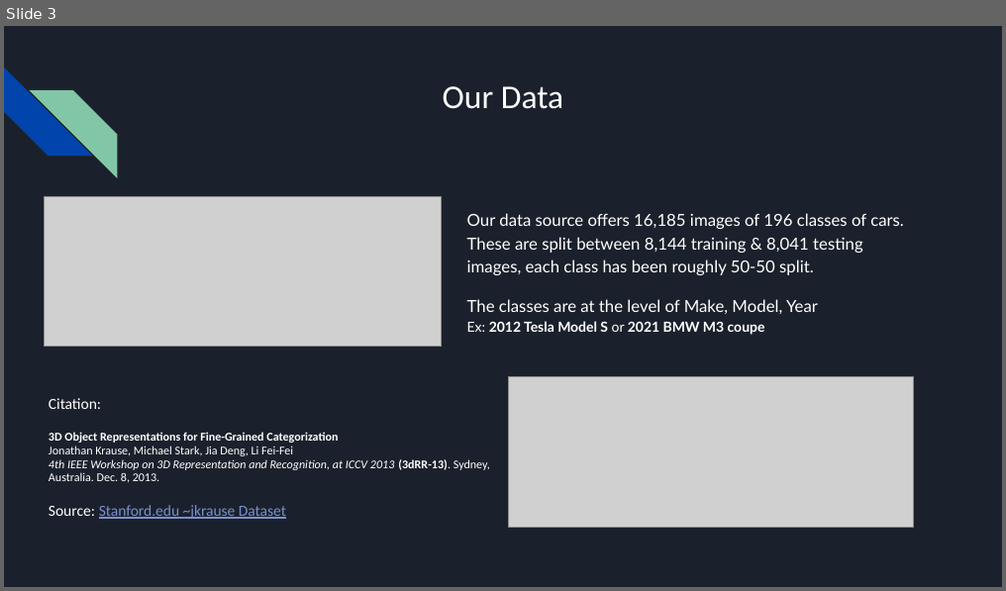
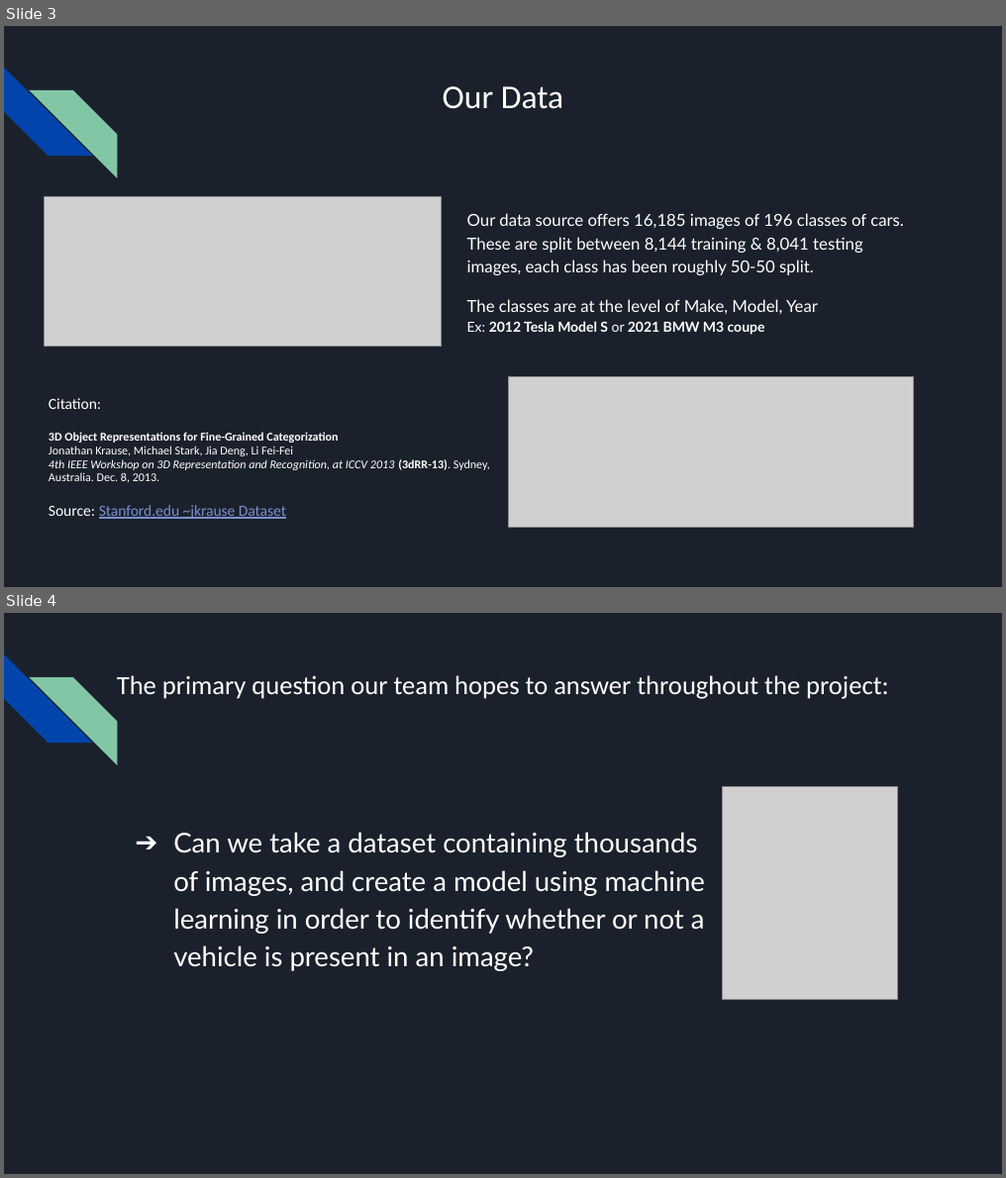
Before and after one commit to jillibus/Vechicle-Identification, a slide deck: Vehicle Identification Draft.pptx. Shown one above the other, each under a label of ours: slide 3 before the commit, slides 3 and 4 after it. The pictures are 1006x591 and 1006x1178 pixels, drawn with LibreOffice and Linux fonts; fonts in the diff are those of the drawing; grey boxes stand for pictures. Boxes give left, top, right and bottom in pixels: in the first picture for what was removed or moved away, otherwise in the second. Text is boxed around its words. In the diff, an @@ line names an element or a change of style, - is before the commit and + after.

```diff
--- a/Vehicle Identification Draft.pptx
+++ b/Vehicle Identification Draft.pptx
@@ slide 4 added at bbox=[4, 613, 1002, 1174], background #1B212C; not listed: 2 template elements that a slide beside it also shows @@
@@ title added at bbox=[117, 675, 889, 699], 19 pt, text #FFFFFF @@
+The primary question our team hopes to answer throughout the project:
@@ picture added at bbox=[723, 787, 898, 1000] @@
@@ text added at bbox=[173, 832, 705, 971], 19.7 pt, text #FFFFFF @@
+➔ Can we take a dataset containing thousands of images, and create a model using machine learning in order to identify whether or not a vehicle is present in an image?
```
Also in this commit, not shown: 3 slides changed, 3 other slides added, 3 slides removed.
